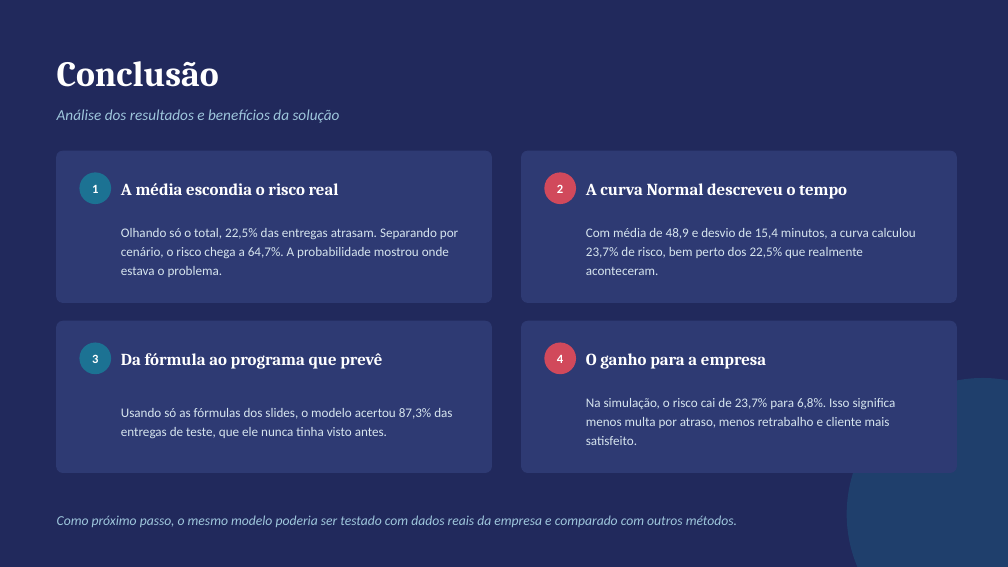
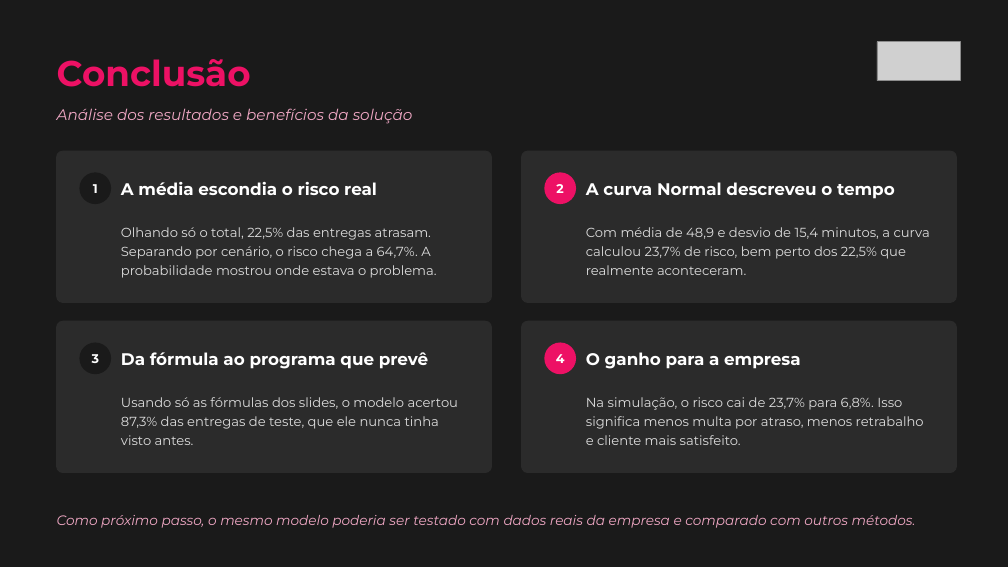
Before and after one commit to susuelen153-design/Projeto-Python, a slide deck: slide 12 of checkpoint4/apresentacao_cp4.pptx. Drawn at 1008x567 pixels with LibreOffice and Linux fonts; fonts in the diff are those of the drawing; grey boxes stand for pictures. Boxes give left, top, right and bottom in pixels: in the first picture for what was removed or moved away, otherwise in the second. Text is boxed around its words. In the diff, an @@ line names an element or a change of style, - is before the commit and + after.

```diff
--- a/checkpoint4/apresentacao_cp4.pptx
+++ b/checkpoint4/apresentacao_cp4.pptx
@@ background #21295C to #1A1A1A @@
@@ text "Conclusão" at [57,59,251,87]: font Cambria to Montserrat, text colour #FFFFFF to #ED1165 @@
@@ picture added at [877,42,960,81] @@
@@ text "Análise dos resultados e benefícios ..." at [57,108,413,124]: font Calibri to Montserrat, text colour #9EC6DC to #F0A8C4 @@
@@ ellipse at [79,172,111,204]: fill #1C7293 to #1A1A1A @@
@@ ellipse at [544,172,576,204]: fill #D1495B to #ED1165 @@
@@ fill #2E3A73 to #2B2B2B; outline #2E3A73 1 pt to #2B2B2B 1 pt in 4 elements at [57,151,492,302], [522,151,957,302], [57,321,492,473], [522,321,957,473] @@
@@ ellipse at [79,343,111,374]: fill #1C7293 to #1A1A1A @@
@@ font Calibri to Montserrat in 4 elements at [93,184,98,193], [556,184,563,193], [92,354,99,363], [556,354,565,363] @@
@@ ellipse at [544,343,576,374]: fill #D1495B to #ED1165 @@
@@ font Cambria to Montserrat in 4 elements at [121,182,377,195], [586,182,895,199], [121,352,428,369], [586,352,801,369] @@
@@ font Calibri to Montserrat, text colour #D6E4EE to #DCDCDC in 4 elements at [121,227,437,278], [586,227,930,275], [121,397,458,445], [586,397,924,445] @@
@@ ellipse at [847,378,1008,567]: fill #1C7293 at 30% opacity to #1A1A1A at 30% opacity @@
@@ text "Como próximo passo, o mesmo ..." at [57,515,916,528]: font Calibri to Montserrat, text colour #9EC6DC to #F0A8C4 @@
```
Also in this commit, not shown: 12 other slides changed, 12 other files.
